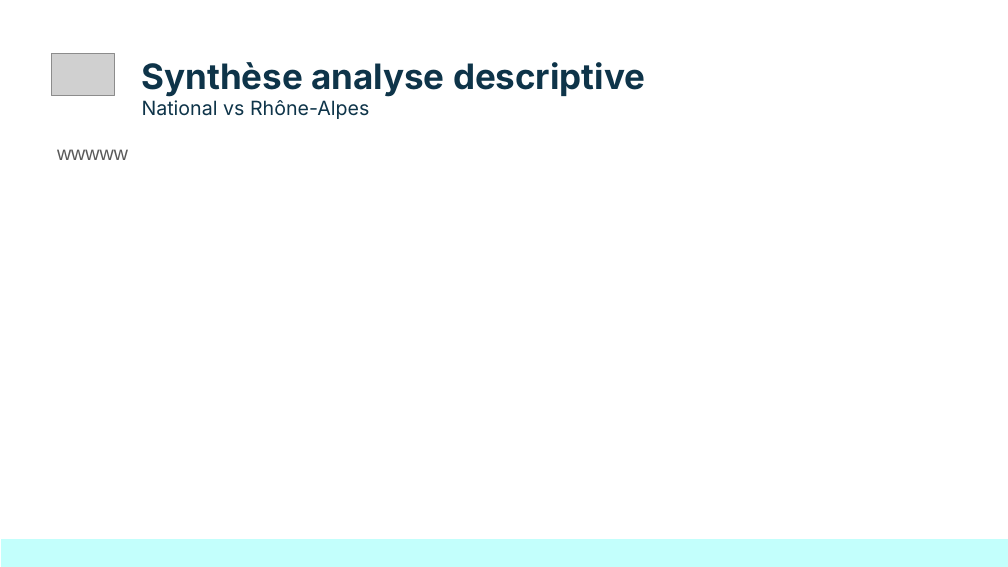
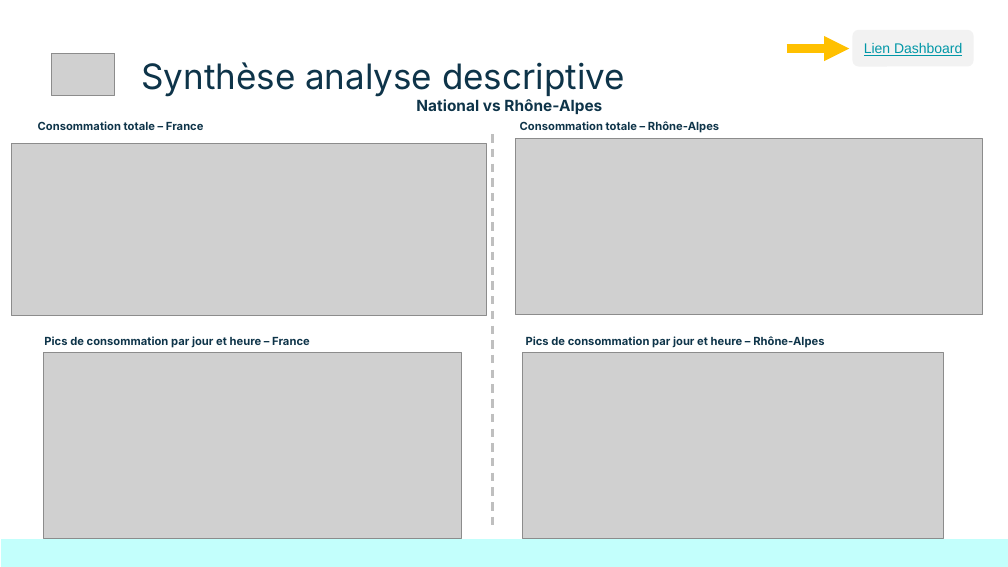
Before and after one commit to Sheikoh/REnergies_efficiency_prediction, a slide deck: slide 6 of presentation/dsfs_ft_35_Projet_REnergies_efficiency_prediction.pptx. Drawn at 1008x567 pixels with LibreOffice and Linux fonts; fonts in the diff are those of the drawing; grey boxes stand for pictures. Boxes give left, top, right and bottom in pixels: in the first picture for what was removed or moved away, otherwise in the second. Text is boxed around its words. In the diff, an @@ line names an element or a change of style, - is before the commit and + after.

Commit message:
Mise à jour suivi et présentation

```diff
--- a/presentation/dsfs_ft_35_Projet_REnergies_efficiency_prediction.pptx
+++ b/presentation/dsfs_ft_35_Projet_REnergies_efficiency_prediction.pptx
@@ title "Synthèse analyse descriptive" at (142,62,625,97): bold off @@
@@ arrow added from (786, 48) to (850, 48), #FFC000 6 pt @@
@@ rounded rectangle added at (853,30,974,67), fill #F2F2F2 @@
@@ text added at (864,43,962,56), 10 pt, text #0097A7, underline @@
+Lien Dashboard
@@ text "National vs Rhône-Alpes": place and size @@
-text "National vs Rhône-Alpes" at (142,100,369,119)
+text "National vs Rhône-Alpes" at (416,99,602,114)
@@ text "National vs Rhône-Alpes" at (416,99,602,114): size 14 to 11 pt, bold on; alignment left to centre @@
@@ picture added at (11,143,486,316) @@
@@ text added at (38,121,204,130), 8 pt, text #0E3449, bold @@
+Consommation totale – France
@@ text removed at (57,149,128,160) @@
-wwwww
@@ line added from (493, 134) to (493, 531), #BFBFBF 1.5 pt dashed @@
@@ picture added at (515,139,983,314) @@
@@ text added at (520,121,719,133), 8 pt, text #0E3449, bold @@
+Consommation totale – Rhône-Alpes
@@ picture added at (43,353,462,538) @@
@@ text added at (44,336,310,348), 8 pt, text #0E3449, bold @@
+Pics de consommation par jour et heure – France
@@ picture added at (523,353,943,538) @@
@@ text added at (526,336,824,348), 8 pt, text #0E3449, bold @@
+Pics de consommation par jour et heure – Rhône-Alpes
```
Also in this commit, not shown: 8 other slides changed, 3 slides added, 2 slides removed, 2 other files.
